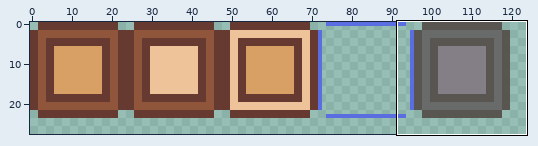
Edited in one commit: sprite sheet (Assets/Textures/UI/button.png). The first picture is a wide view before the edit; the outline marks the close-up.
Close-up. As it was:
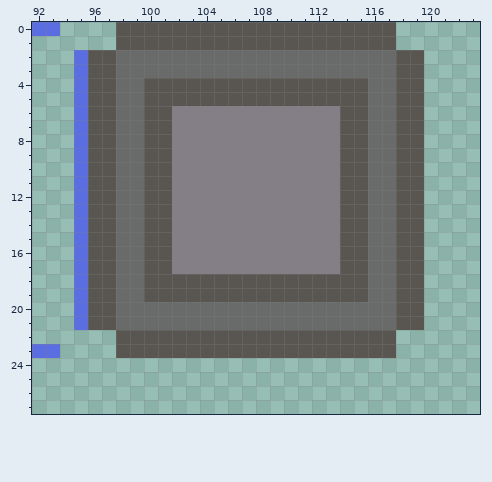
The file is 128x64 pixels. Shown: x 92..123, y 0..27. The wide view leaves out empty margins. The commit also changed other parts of the picture, which this record leaves out.
And afterwards:
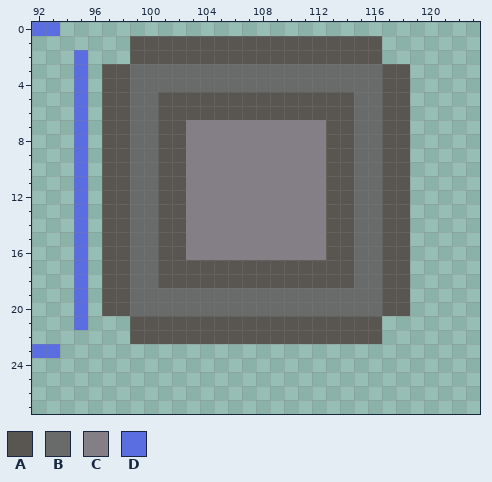
Palette (. is transparent): A #595652  B #696a6a  C #847e87  D #5b6ee1
Change:
Changed rows in their new state; - is an unchanged pixel.
first column x 96:
 0 --....................--
 1 --.------------------.--
 2 ...AAAAAAAAAAAAAAAAAA...
 3 .-A------------------A-.
 4 .-A-BBBBBBBBBBBBBBBB-A-.
 5 .-A-B--------------B-A-.
 6 .-A-B-AAAAAAAAAAAA-B-A-.
 7 .-A-B-A----------A-B-A-.
 8 .-A-B-A----------A-B-A-.
 9 .-A-B-A----------A-B-A-.
10 .-A-B-A----------A-B-A-.
11 .-A-B-A----------A-B-A-.
12 .-A-B-A----------A-B-A-.
13 .-A-B-A----------A-B-A-.
14 .-A-B-A----------A-B-A-.
15 .-A-B-A----------A-B-A-.
16 .-A-B-A----------A-B-A-.
17 .-A-B-AAAAAAAAAAAA-B-A-.
18 .-A-B--------------B-A-.
19 .-A-BBBBBBBBBBBBBBBB-A-.
20 .-A------------------A-.
21 ...AAAAAAAAAAAAAAAAAA...
22 --.------------------.--
23 --....................--
Pixel boxes of the changes (left, top, right, bottom) in both close-ups:
changed: (88, 22, 424, 358)
